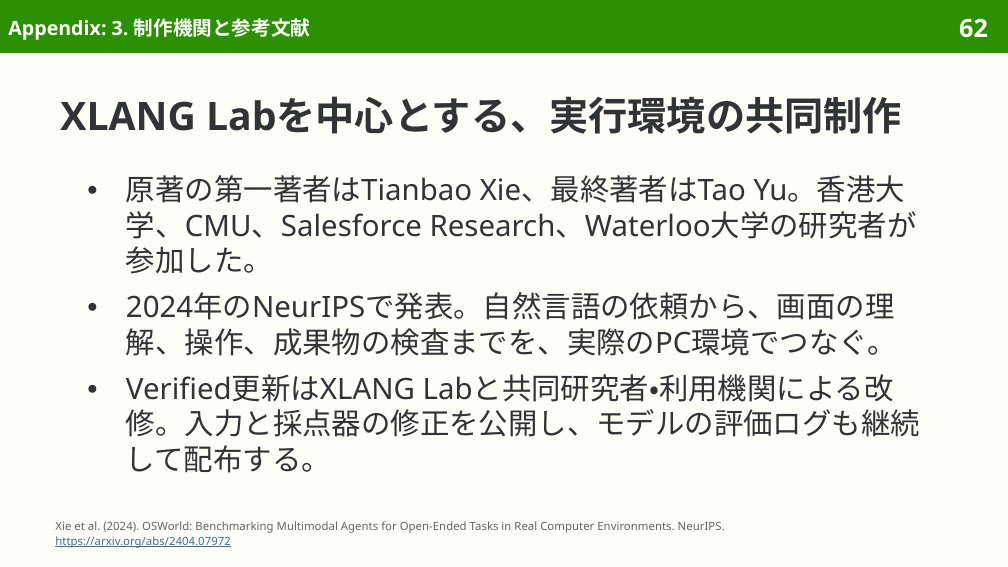
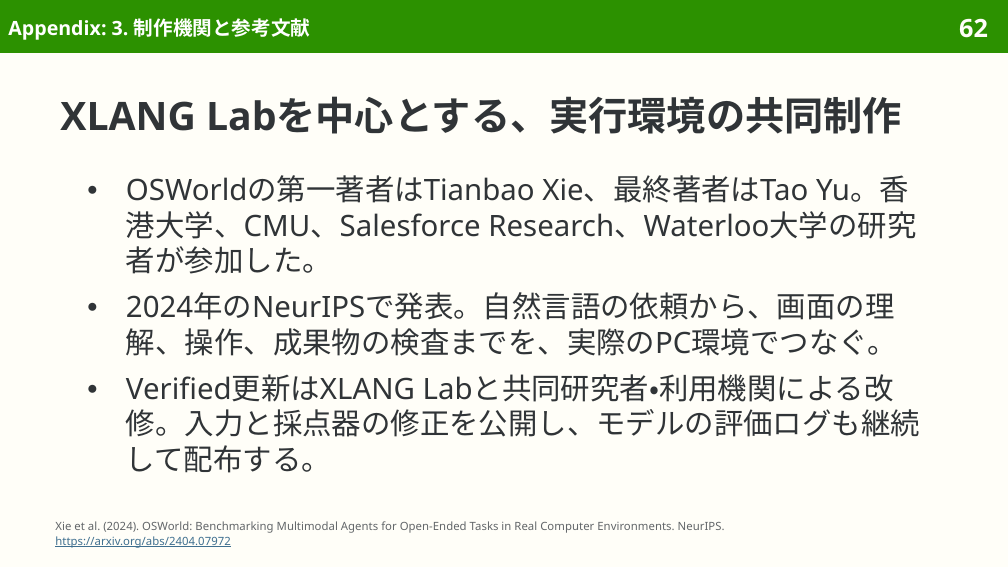
Before and after one commit to sasakiy84/datasets-in-10-minutes, a slide deck: slide 62 of slides/datasets-in-10-minutes-osworld-verified.pptx. Drawn at 1008x567 pixels with LibreOffice and Linux fonts; fonts in the diff are those of the drawing. Boxes give left, top, right and bottom in pixels: in the first picture for what was removed or moved away, otherwise in the second. Text is boxed around its words. In the diff, an @@ line names an element or a change of style, - is before the commit and + after.

Commit message:
slides(osworld-verified): refine Japanese wording and pair translations

```diff
--- a/slides/datasets-in-10-minutes-osworld-verified.pptx
+++ b/slides/datasets-in-10-minutes-osworld-verified.pptx
@@ text at (x1=126, y1=175, x2=916, y2=274): text changed @@
-● 原著の第一著者はTianbao Xie、最終著者はTao Yu。香港大学、CMU、Salesforce Research、Waterloo大学の研究者が参加した。
+● OSWorldの第一著者はTianbao Xie、最終著者はTao Yu。香港大学、CMU、Salesforce Research、Waterloo大学の研究者が参加した。
```
Also in this commit, not shown: 1 other slide changed, 4 other files.
